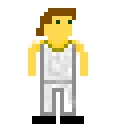
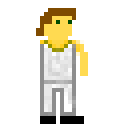
Layered file, before and after one edit (128 x 128). Changes by layer:
painted on "Calque" over box(28, 40, 40, 124)
